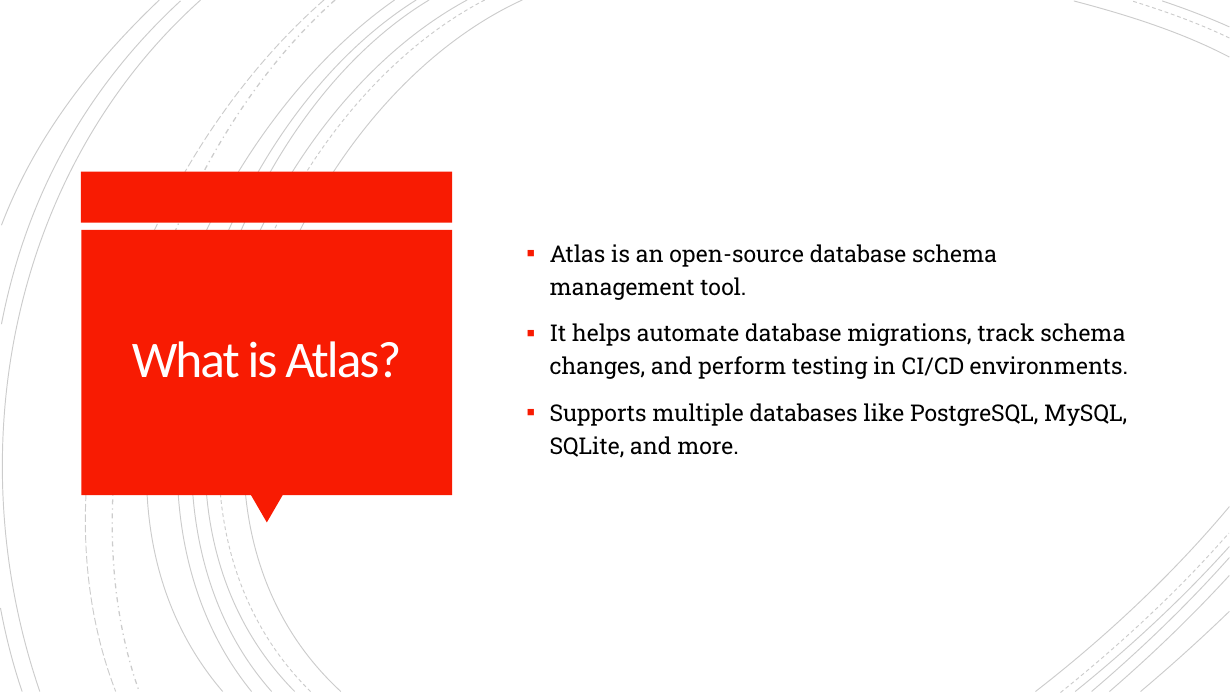
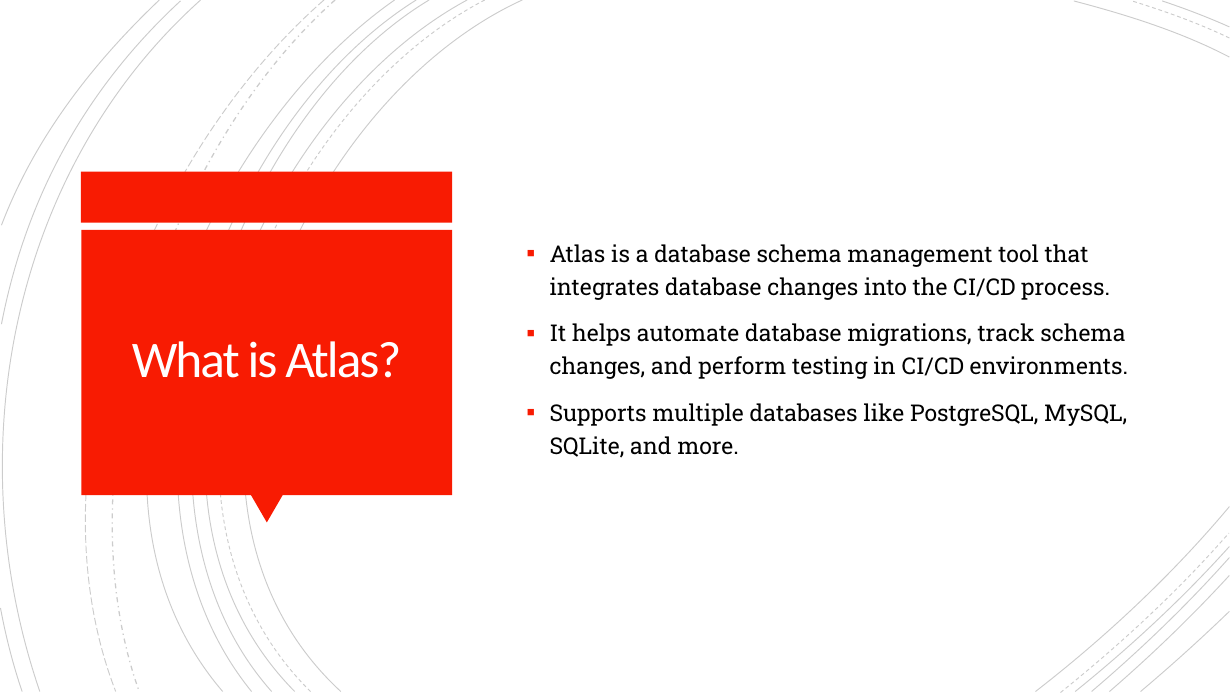
Before and after one commit to peretzrickett/ariga, a slide deck: slide 2 of atlas/AtlasOverviewAndDemo.pptx. Drawn at 1232x693 pixels with LibreOffice and Linux fonts; fonts in the diff are those of the drawing. Boxes give left, top, right and bottom in pixels: in the first picture for what was removed or moved away, otherwise in the second. Text is boxed around its words. In the diff, an @@ line names an element or a change of style, - is before the commit and + after.

```diff
--- a/atlas/AtlasOverviewAndDemo.pptx
+++ b/atlas/AtlasOverviewAndDemo.pptx
@@ text at (550,244,1110,300): text changed @@
-▪ Atlas is an open-source database schema management tool.
+▪ Atlas is a database schema management tool that integrates database changes into the CI/CD process.
```
Also in this commit, not shown: 1 other slide changed.
